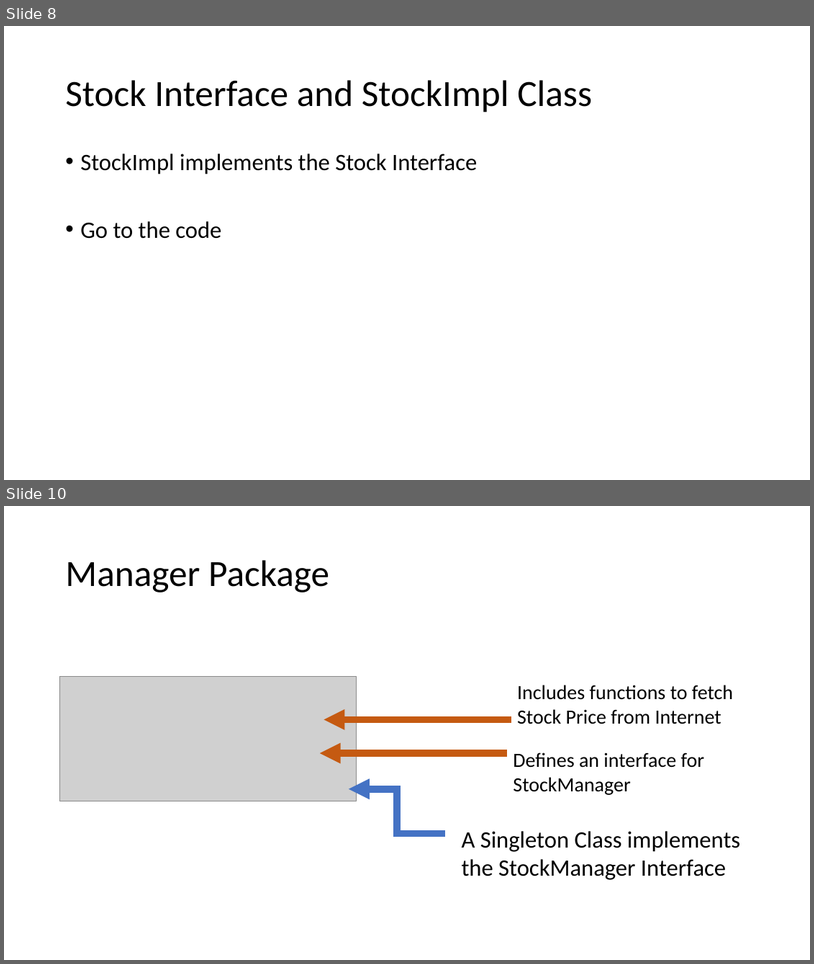
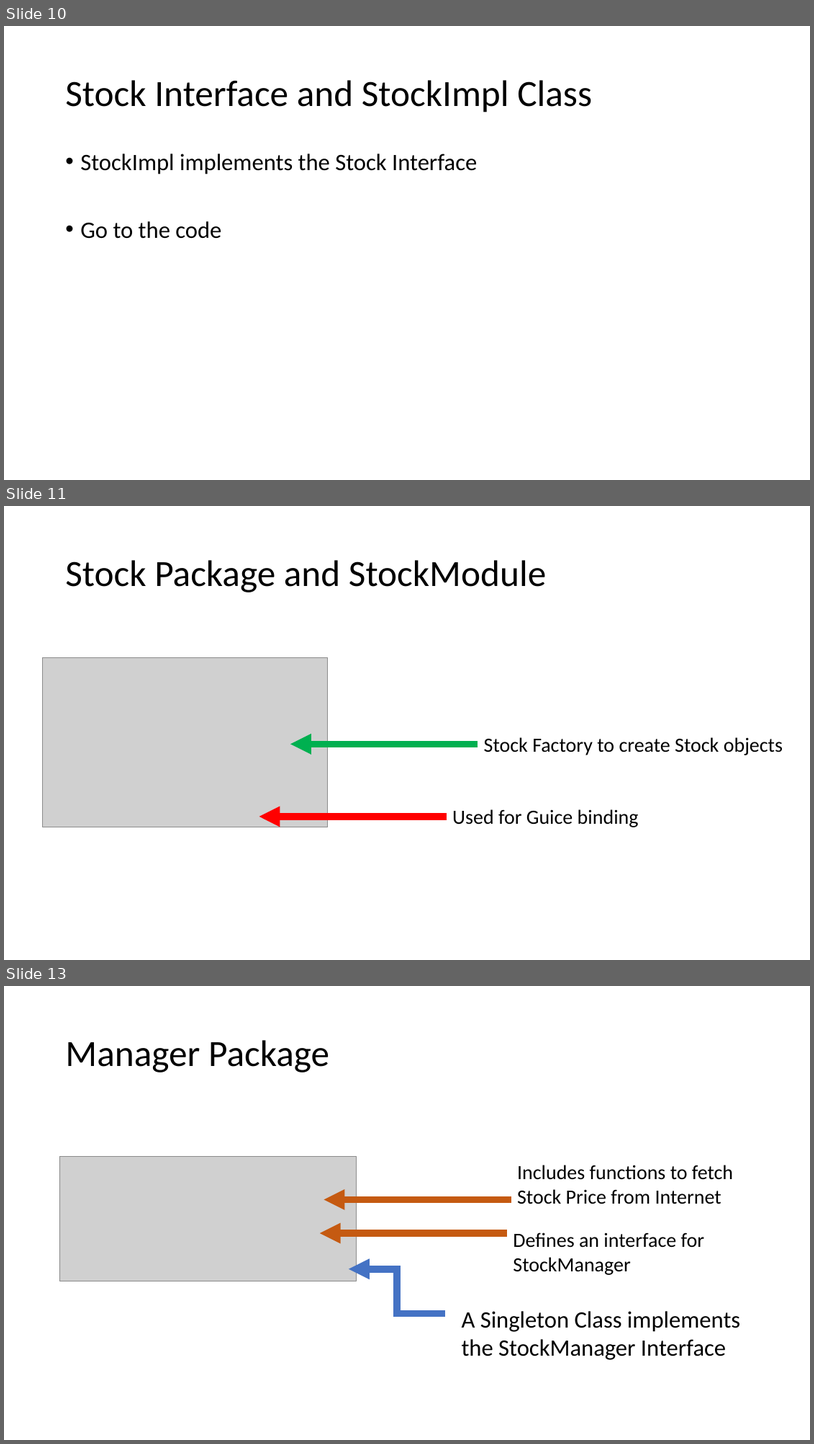
Before and after one commit to lxhq/StockExercise, a slide deck: Demo_week1.pptx. Shown one above the other, each under a label of ours: slides 8 and 10 before the commit, slides 10, 11 and 13 after it; the slides between them are not shown. The pictures are 814x964 and 814x1444 pixels, drawn with LibreOffice and Linux fonts; fonts in the diff are those of the drawing; grey boxes stand for pictures. Boxes give left, top, right and bottom in pixels: in the first picture for what was removed or moved away, otherwise in the second. Text is boxed around its words. In the diff, an @@ line names an element or a change of style, - is before the commit and + after.

```diff
--- a/Demo_week1.pptx
+++ b/Demo_week1.pptx
@@ slide 11 added at (x1=4, y1=506, x2=810, y2=960), background #FFFFFF @@
@@ title added at (x1=65, y1=560, x2=546, y2=592), 44 pt, text #000000 @@
+Stock Package and StockModule
@@ picture added at (x1=43, y1=658, x2=328, y2=827) @@
@@ text added at (x1=484, y1=737, x2=783, y2=755), 24 pt, text #000000 @@
+Stock Factory to create Stock objects
@@ arrow added from (478, 744) to (291, 744), #00B050 8.25 pt @@
@@ arrow added from (447, 816) to (260, 816), #FF0000 8.25 pt @@
@@ text added at (x1=453, y1=809, x2=639, y2=827), 24 pt, text #000000 @@
+Used for Guice binding
@@ what was slide 8 is now slide 10 @@
@@ what was slide 10 is now slide 13 @@
```
Also in this commit, not shown: 6 slides changed, 6 other slides added, 1 slide removed, 4 other files.
